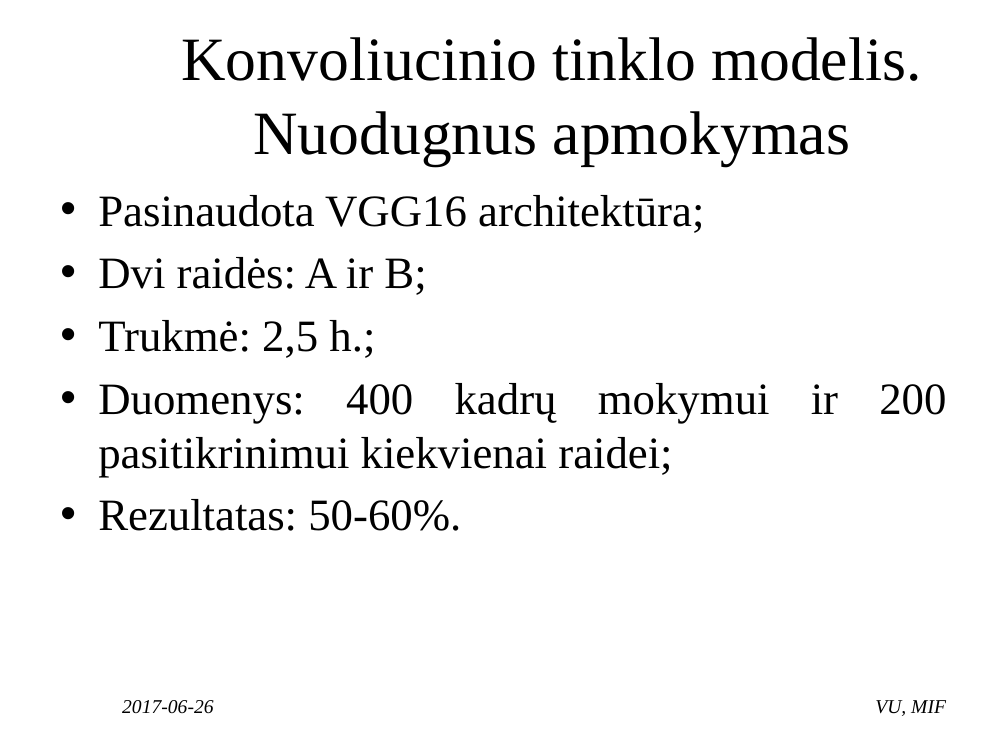
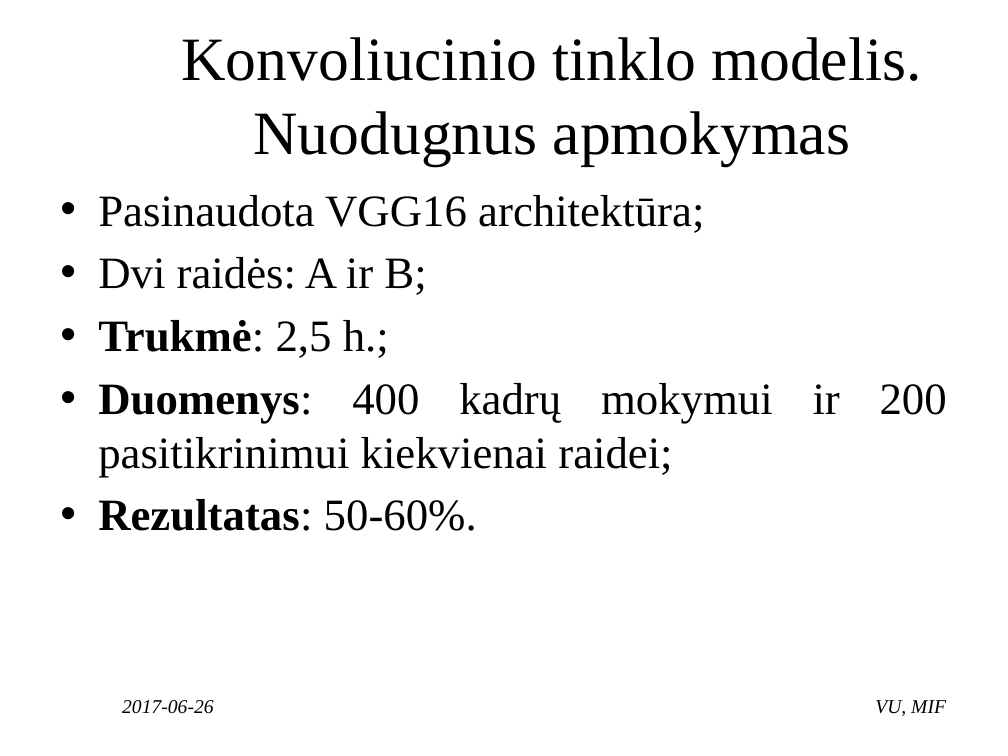
Before and after one commit to ambrazasp/Sign-Language-Recognition, a slide deck: slide 13 of Gestų kalbos atpažinimas naudojant internetinę kamerą.pptx (slide 14 before the commit). Drawn at 1008x756 pixels with LibreOffice and Linux fonts; fonts in the diff are those of the drawing; background and template pictures are left out. Boxes give left, top, right and bottom in pixels: in the first picture for what was removed or moved away, otherwise in the second. Text is boxed around its words. In the diff, an @@ line names an element or a change of style, - is before the commit and + after.

```diff
--- a/Gestų kalbos atpažinimas naudojant internetinę kamerą.pptx
+++ b/Gestų kalbos atpažinimas naudojant internetinę kamerą.pptx
@@ text at box(98, 320, 947, 531): bold on in "Trukmė:", "Duomenys:", "Rezultatas:" @@
```
Also in this commit, not shown: 7 other slides changed, 2 slides removed, 2 other files.
